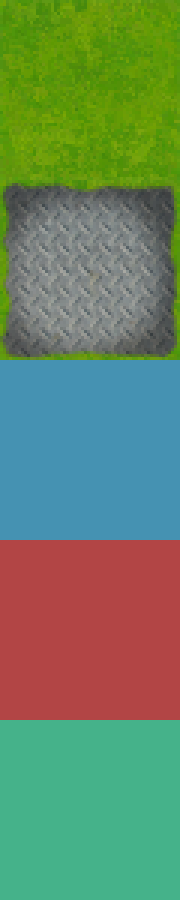
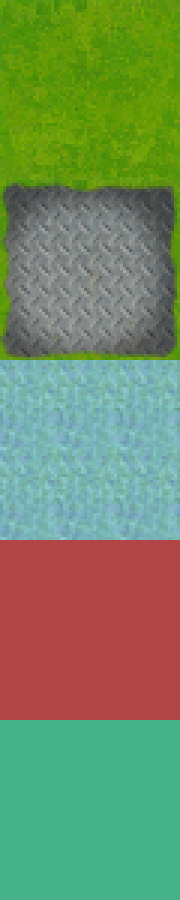
Layers edited between the first and the second (180, 900) image:
added layer "Layer 3" above "Layer 2" over [0, 360, 180, 540]
